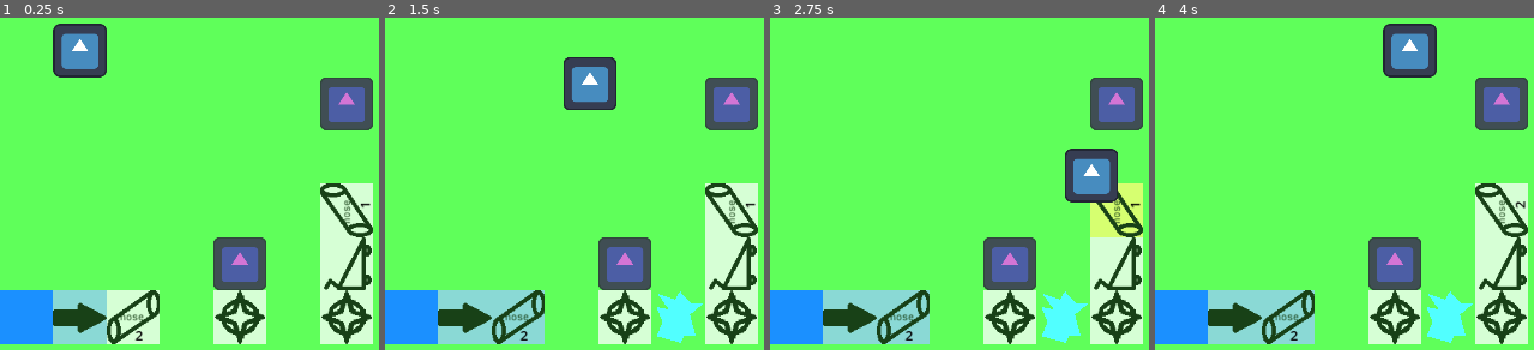
Above: before the commit, frames 1-4 (left to right).
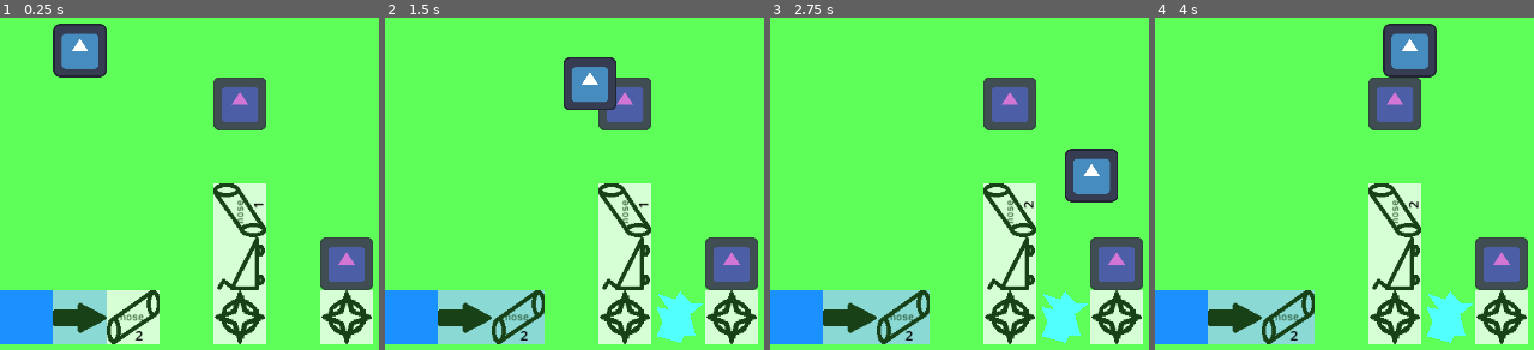
Above: after the commit, the same moments.

Repository: Anjellyrika/the-flower-factory
Game: Godot game, scene res://levels/level_2/level_2.tscn
Same seed, same stepped clock (60 frames per second), same inputs: the game is played once before the commit and once after it. This scene is started directly instead of the project's main scene. The engine's default icon, where the game draws it, is replaced by a stand-in: a white triangle on a blue panel in a dark square.
Inputs:
- Up to frame 1 (0.25 s): no input
- Up to frame 2 (1.5 s): hold Right (Right) 0.53-1.28 s; hold E (interact) 0.53-1.28 s; hold Down (Down) from 1.28 s (still down); tap E (interact) at 1.35 s
- Up to frame 3 (2.75 s): release Down (Down) at 2.03 s; hold Right (Right) from 2.03 s (still down); hold E (interact) from 2.03 s (still down)
- Up to frame 4 (4 s): release Right (Right) at 2.78 s; release E (interact) at 2.78 s; hold Up (Up) 2.78-3.53 s; tap E (interact) at 2.85 s; hold Left (Left) from 3.53 s (still down); hold E (interact) from 3.53 s (still down)

The runs differ from the first frame. In frame 1, 13% of the frame differs, in the area x 56-99%, y 18-82%; in frame 2, 13%; in frame 3, 13%; in frame 4, 13%.

Commit message:
refactor: adjust level 2

Diff:
--- a/levels/level_2/level_2.gd
+++ b/levels/level_2/level_2.gd
@@ -2,4 +2,4 @@
 
 
 func _on_continue_pressed() -> void:
-	get_tree().change_scene_to_file("res://levels/level_1/level_1.tscn")
+	get_tree().change_scene_to_file("res://levels/level_3/level_3.tscn")
--- a/levels/level_2/level_2.tscn
+++ b/levels/level_2/level_2.tscn
@@ -32,7 +32,7 @@
 tile_set = SubResource("TileSet_8r3qo")
 
 [node name="Objects" type="TileMapLayer" parent="." unique_id=331230404]
-tile_map_data = PackedByteArray("AAAAAAgAAQAAAAAAAQABAAgAAAAAAAAAAgAEAAgAAAAAAAAABAAGAAgAAAAAAAAABAAEAAcAAwAAAAAAAQAGAAQAAwAAAAAAAQA=")
+tile_map_data = PackedByteArray("AAAAAAgAAQAAAAAAAQABAAgAAAAAAAAAAgAEAAgAAAAAAAAABAAGAAgAAAAAAAAABAAEAAQAAwAAAAAAAQAGAAcAAwAAAAAAAQA=")
 tile_set = ExtResource("4_8y2in")
 
 [node name="Hose1" parent="Objects" unique_id=939167185 instance=ExtResource("5_ubkp0")]
@@ -40,11 +40,11 @@
 distance = 3
 
 [node name="Wheelbarrow" parent="Objects" unique_id=924564302 instance=ExtResource("6_un0ug")]
-position = Vector2(416, 480)
+position = Vector2(288, 480)
 rotation = -1.5707964
 
 [node name="Hose2" parent="Objects" unique_id=682465049 instance=ExtResource("5_ubkp0")]
-position = Vector2(416, 416)
+position = Vector2(288, 416)
 rotation = -1.5707964
 
 [node name="MapBoundary" type="StaticBody2D" parent="." unique_id=1430419111]
